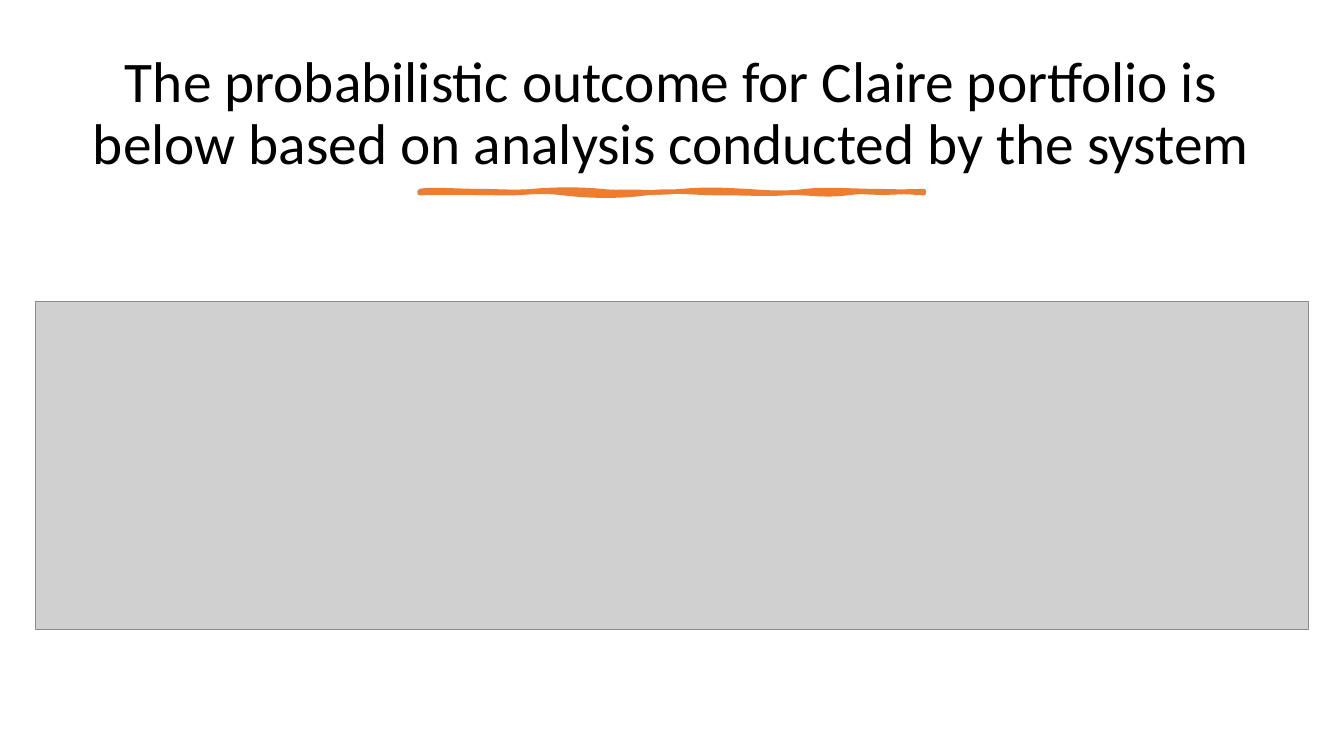
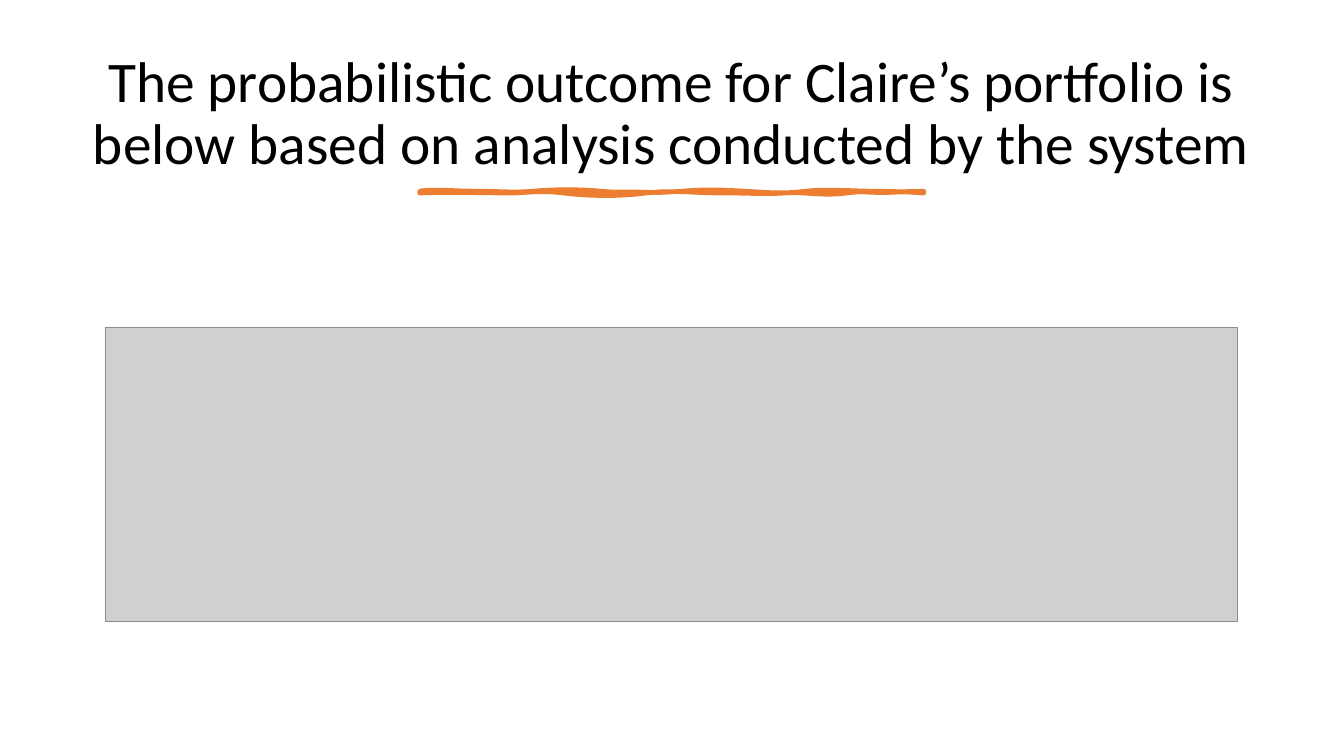
Before and after one commit to Bru-sic/TeamProj01, a slide deck: slide 18 of Presentation/Project Presentation.pptx. Drawn at 1344x756 pixels with LibreOffice and Linux fonts; fonts in the diff are those of the drawing; grey boxes stand for pictures. Boxes give left, top, right and bottom in pixels: in the first picture for what was removed or moved away, otherwise in the second. Text is boxed around its words. In the diff, an @@ line names an element or a change of style, - is before the commit and + after.

Commit message:
Updated slide 18

```diff
--- a/Presentation/Project Presentation.pptx
+++ b/Presentation/Project Presentation.pptx
@@ text at <box>93,61,1249,174</box>: text changed @@
-The probabilistic outcome for Claire portfolio is below based on analysis conducted by the system
+The probabilistic outcome for Claire’s portfolio is below based on analysis conducted by the system
@@ picture: place and size @@
-picture at <box>35,301,1309,629</box>
+picture at <box>106,328,1238,622</box>
```
